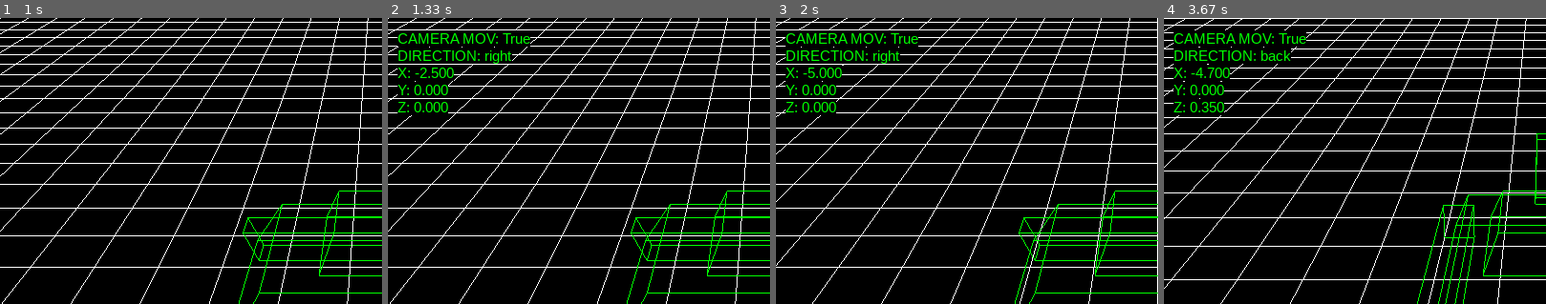
Above: before the commit, frames 1-4 (left to right).
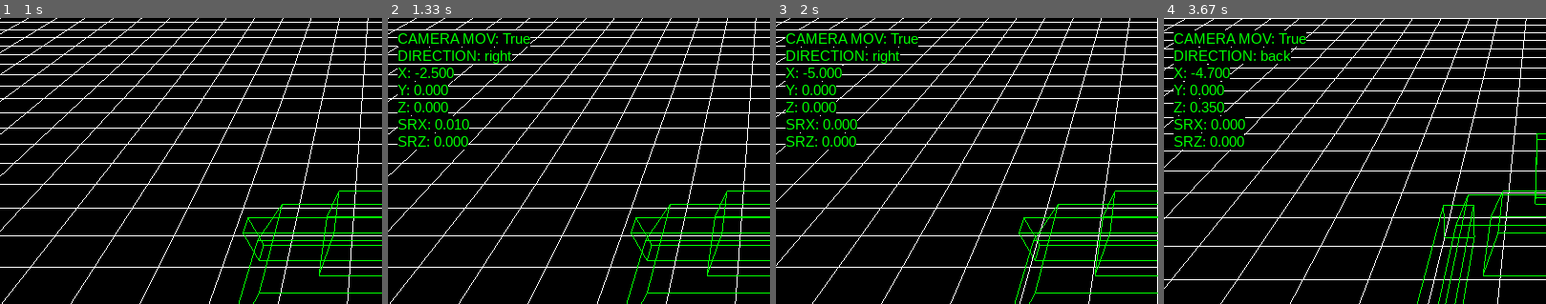
Above: after the commit, the same moments.

Repository: antonioam82/tank_controller
Game: pygame game, started from tank_demo_v.py
Same seed, same stepped clock (60 frames per second), same inputs: the game is played once before the commit and once after it.
Inputs:
- Up to frame 1 (1 s): hold C 0.33-0.8 s; hold Right 0.33-0.8 s; tap C at 0.83 s
- Up to frame 2 (1.33 s): tap J at 1.17 s
- Up to frame 3 (2 s): hold Right 1.5-1.97 s; tap J at 1.57, 1.87 s
- Up to frame 4 (3.67 s): hold Up 2-2.3 s; tap J at 2.07, 2.4, 2.7, 2.9, 3.2, 3.47 s; tap V at 2.15, 3.55 s; hold Right 2.33-2.8 s; hold Left 2.83-3.37 s; hold Down from 3.4 s (still down)
The pictures show only the part of the screen within x 0-50%, y 0-50%; the shares and areas given below are measured in that part.

Frame 1 is identical in both runs. In frame 2, 0.7% of the frame differs, in the area x 2-22%, y 34-46%; in frame 3, 0.7%; in frame 4, 0.8%.

Commit message:
Variables 'stop_rate_x' y 'stop_rate_z'

Diff:
--- a/tank_demo_v.py
+++ b/tank_demo_v.py
@@ -145,7 +145,7 @@
     # ============== ESTADO ==============
     x = y = z = 0.00                # desplazamiento del mundo
     grid_mov_x = grid_mov_z = 0.0
-    #stop_rate = 0.0
+    stop_rate_x = stop_rate_z = 0.0
     last_cam_pos_x = last_cam_pos_z = 0.0
 
     hide_info = True
@@ -175,28 +175,28 @@
                     grid_mov_x = 0.0
                     model_angle = 180
                     direction = 'front'
-                    #stop_rate = 0.0
+                    stop_rate_x = stop_rate_z = 0.0
 
                 elif e.key == K_DOWN:
                     grid_mov_z = -0.05
                     grid_mov_x = 0.0
                     model_angle = 0
                     direction = 'back'
-                    #stop_rate = 0.0
+                    stop_rate_x = stop_rate_z = 0.0
 
                 elif e.key == K_LEFT:
                     grid_mov_x = 0.05
                     grid_mov_z = 0.0
                     model_angle = -90
                     direction = 'left'
-                    #stop_rate = 0.0
+                    stop_rate_x = stop_rate_z = 0.0
 
                 elif e.key == K_RIGHT:
                     grid_mov_x = -0.05
                     grid_mov_z = 0.0
                     model_angle = 90
                     direction = 'right'
-                    #stop_rate = 0.0
+                    stop_rate_x = stop_rate_z = 0.0
 
                 elif e.key == K_b:
                     y_tower = 0.0
@@ -206,7 +206,10 @@
 
                 elif e.key == K_c:
                     grid_mov_x = grid_mov_z = 0.0
-                    #stop_rate = 0.01
+                    if direction == 'front' or direction == 'back':
+                        stop_rate_z = 0.01
+                    elif direction == 'right' or direction == 'left':
+                        stop_rate_x = 0.01
 
                 elif e.key == K_j:
                     hide_info = not hide_info
@@ -358,6 +361,8 @@
             draw_text(font, 10, 534, f'X: {x:.3f}')
             draw_text(font, 10, 516, f'Y: {y:.3f}')
             draw_text(font, 10, 498, f'Z: {z:.3f}')
+            draw_text(font, 10, 480, f'SRX: {stop_rate_x:.3f}')
+            draw_text(font, 10, 462, f'SRZ: {stop_rate_z:.3f}')
 
         pygame.display.flip()
         pygame.time.wait(10)
